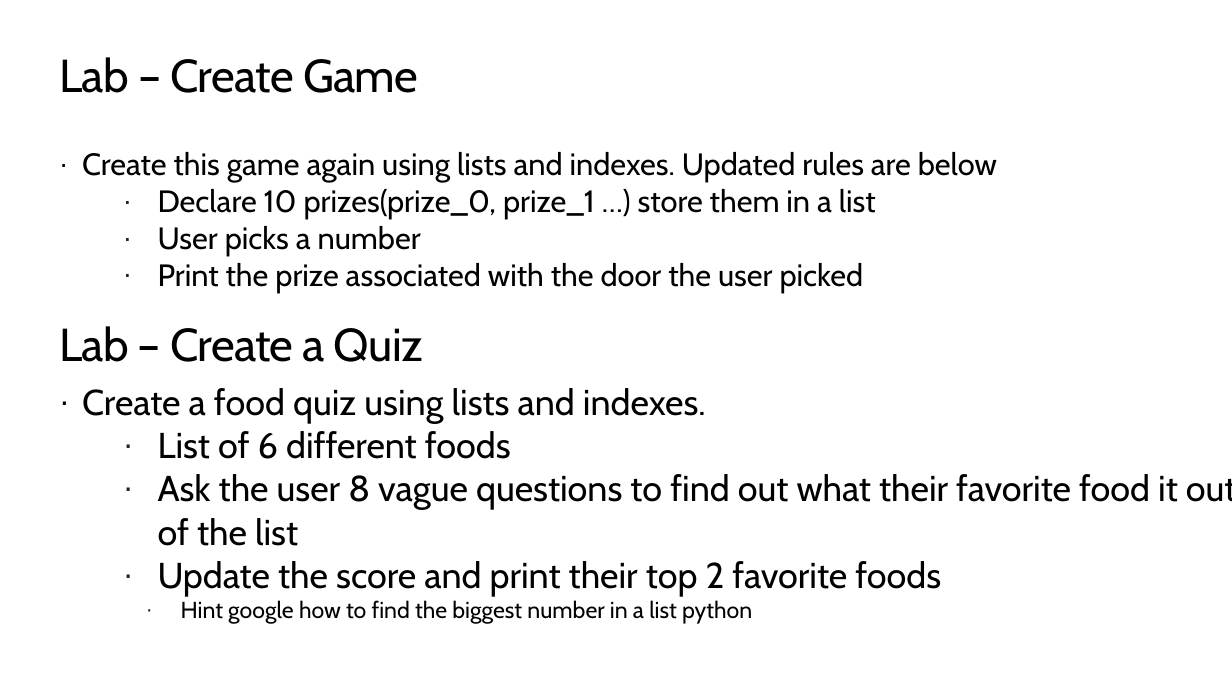
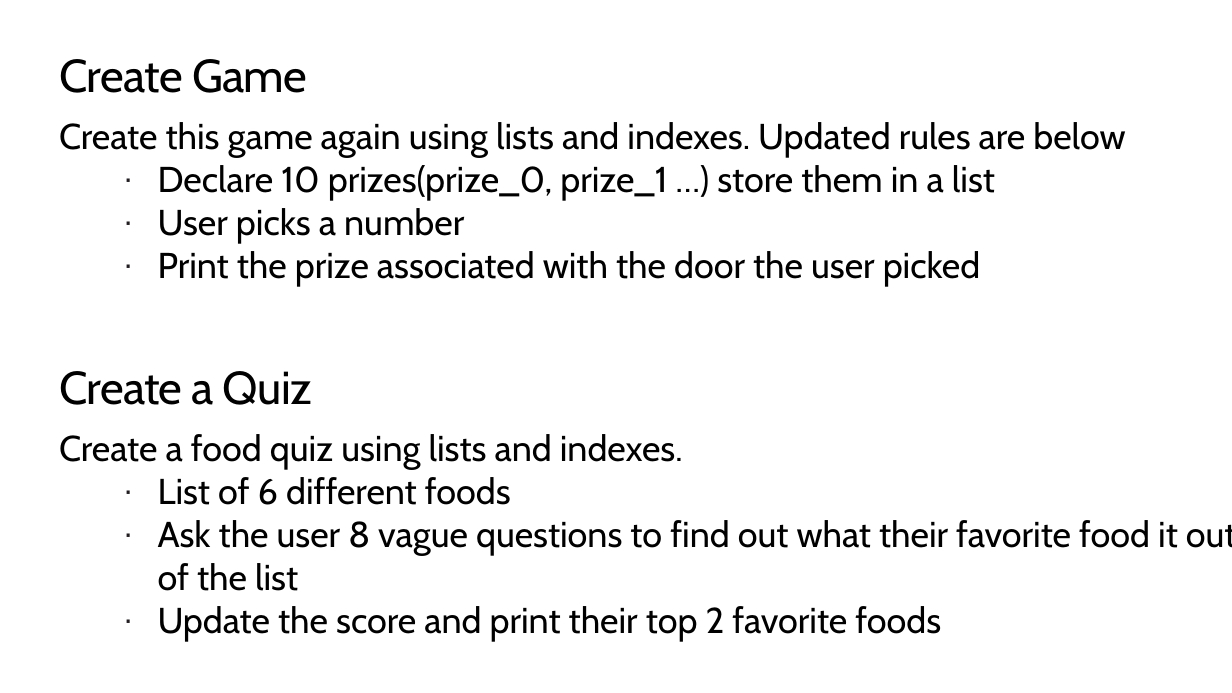
Before and after one commit to TEALSK12/2nd-semester-introduction-to-computer-science, a slide deck: slide 9 of docs/units/2_unit/slidedecks/Intro Python 2.04 TEALS.pptx (slide 8 before the commit). Drawn at 1232x693 pixels with LibreOffice and Linux fonts; fonts in the diff are those of the drawing; background and template pictures are left out. Boxes give left, top, right and bottom in pixels: in the first picture for what was removed or moved away, otherwise in the second. Text is boxed around its words. In the diff, an @@ line names an element or a change of style, - is before the commit and + after.

```diff
--- a/docs/units/2_unit/slidedecks/Intro Python 2.04 TEALS.pptx
+++ b/docs/units/2_unit/slidedecks/Intro Python 2.04 TEALS.pptx
@@ title at box(59, 59, 307, 93): text changed @@
-Lab – Create Game
+Create Game
@@ text "Create this game again using ...": place and size @@
-text "Create this game again using ..." at box(82, 152, 997, 293)
+text "Create this game again using ..." at box(59, 122, 1125, 287)
@@ text "Create this game again using ..." at box(59, 122, 1125, 287): size 24 to 28 pt; bullet · to none @@
@@ text at box(59, 371, 312, 405): text changed @@
-Lab – Create a Quiz
+Create a Quiz
@@ text at box(59, 434, 683, 469): bullet · to none @@
@@ text "Create a food quiz using ...": place and size @@
-text "Create a food quiz using ..." at box(82, 388, 1232, 624)
+text "Create a food quiz using ..." at box(59, 434, 1232, 642)
@@ text at box(181, 600, 752, 624): paragraph removed @@
-  · Hint google how to find the biggest number in a list python
```
Also in this commit, not shown: 7 other slides changed, 1 slide added, 1 other file.
